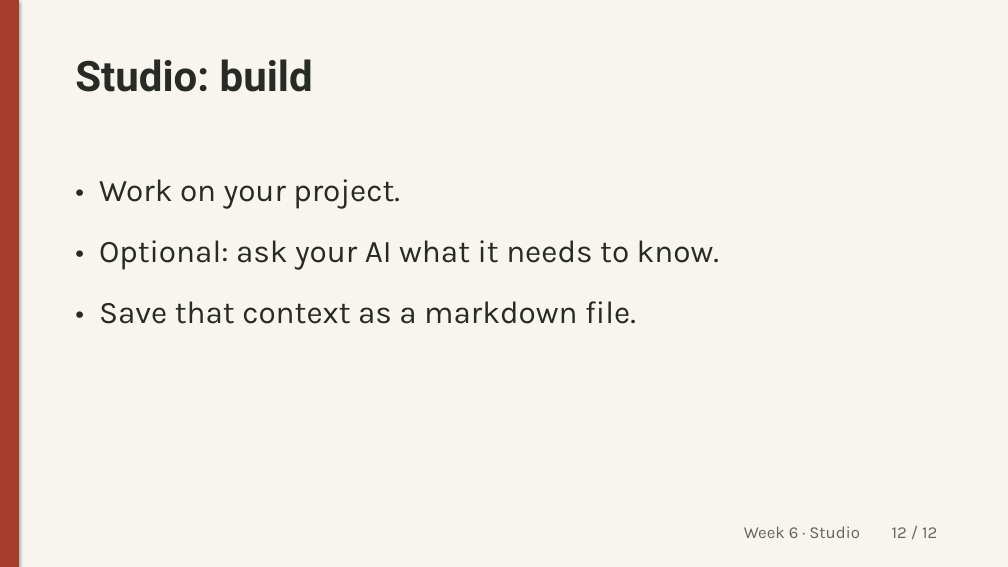
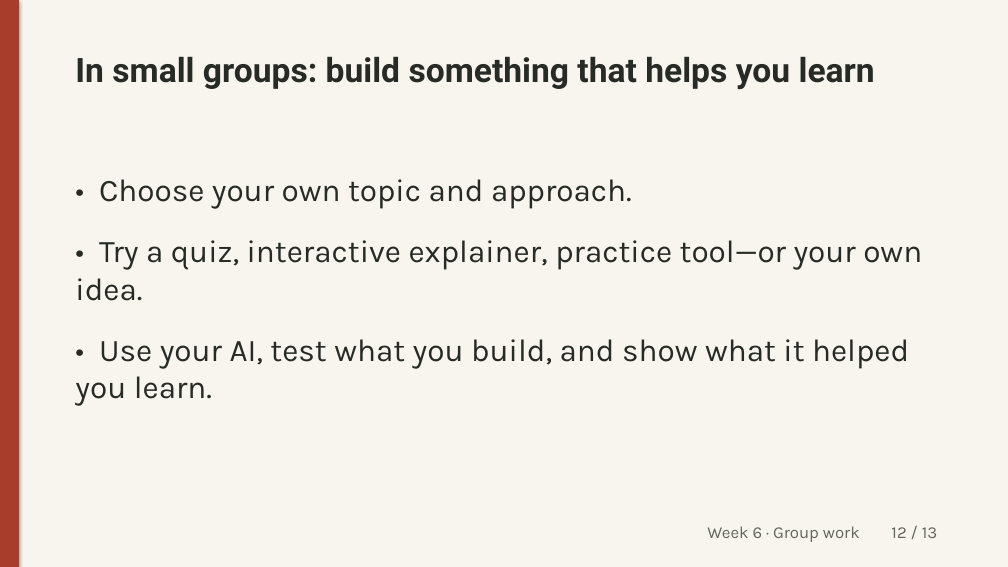
Before and after one commit to unforcedagi/learn-vibe-build-deck, a slide deck: slide 12 of lessons/week-6/_src/week6-lecture.pptx. Drawn at 1008x567 pixels with LibreOffice and Linux fonts; fonts in the diff are those of the drawing. Boxes give left, top, right and bottom in pixels: in the first picture for what was removed or moved away, otherwise in the second. Text is boxed around its words. In the diff, an @@ line names an element or a change of style, - is before the commit and + after.

Commit message:
Week 6 final: slides → one live conversation → small-group learning builds (#10)
* Week 6 foundation: copy lesson, light context file, get online; no live connector or pair exercise

* No connector advertising anywhere in Week 6; concept only next week

* Week 6 final sequence: slides first, one open Claude conversation, small-group learning builds

* Align lesson title/contents and remove staged-demo resource cards

---------

```diff
--- a/lessons/week-6/_src/week6-lecture.pptx
+++ b/lessons/week-6/_src/week6-lecture.pptx
@@ text at [75,56,875,89]: text changed; size 40 to 32 pt @@
-Studio: build
+In small groups: build something that helps you learn
@@ text at [75,179,922,406]: text changed @@
-• Work on your project.
-• Optional: ask your AI what it needs to know.
-• Save that context as a markdown file.
+• Choose your own topic and approach.
+• Try a quiz, interactive explainer, practice tool—or your own idea.
+• Use your AI, test what you build, and show what it helped you learn.
@@ text at [707,526,937,542]: text changed @@
-Week 6 · Studio 12 / 12
+Week 6 · Group work 12 / 13
```
Also in this commit, not shown: 8 other slides changed, 4 slides added, 3 slides removed, 13 other files.
